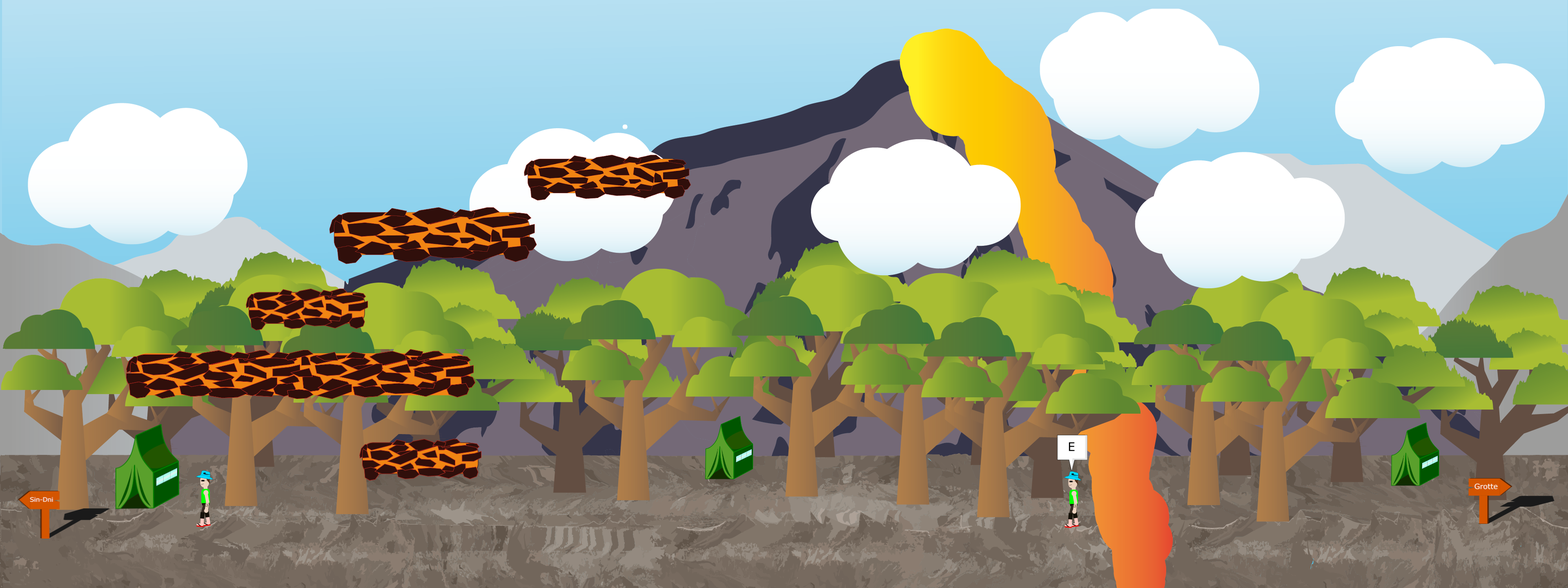
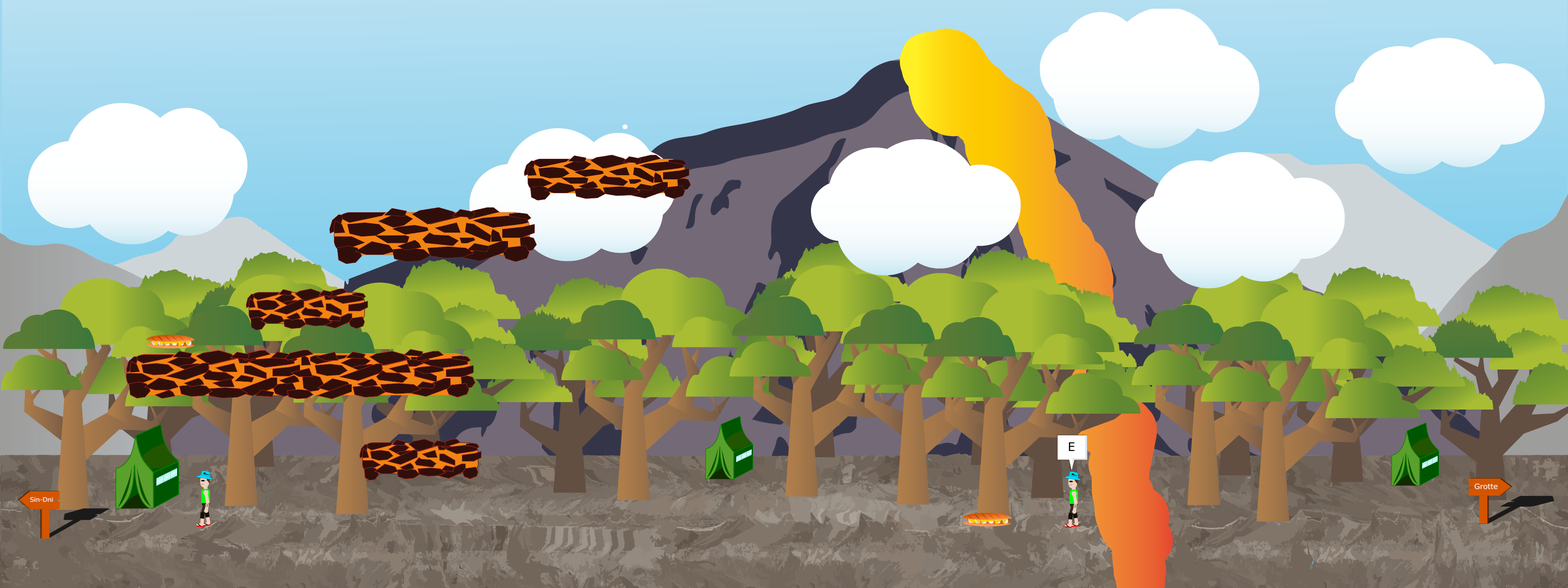
The second w=1568, h=588 image is a revision of the first. Changes to its layers:
added layer "Copie de pain_bouchon.png" above "pain_bouchon.png" over (146, 334, 195, 349)
added layer "pain_bouchon.png" above "dialogue_info.png" over (962, 512, 1012, 527)
